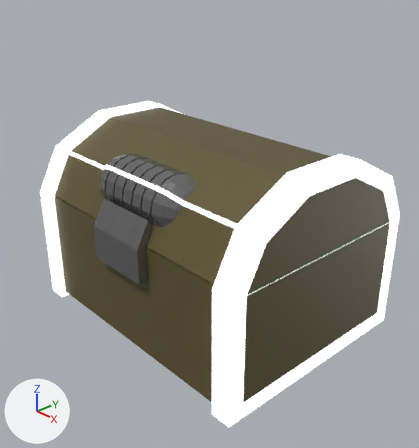
A saved change to the Blender file art/chest.blend.
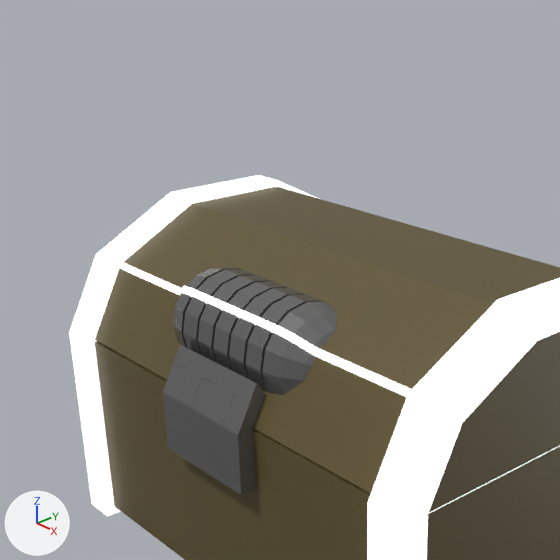
Each version appears first whole from a 50 mm lens placed at (0.553, -0.51, 0.484), pointed at (0.039, -0.04, 0.161), and next in a close-up on the part from 0% to 77% of the width and 0% to 72% of the height. Arrows for +X, +Y and +Z are at lower left; the lights stay in place.

The first close-up shows 'chest', 'glow', 'lid', 'lid-glow', 'lock-bottom', 'lock-top', 'roller-edge-right', 'roller-glow1', 'roller-glow2', 'roller-glow3', 'roller-glow4', 'roller-glow5', 'roller1', 'roller2', 'roller3', 'roller4', 'roller5'.
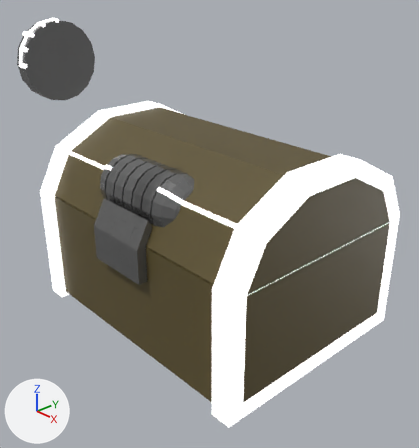
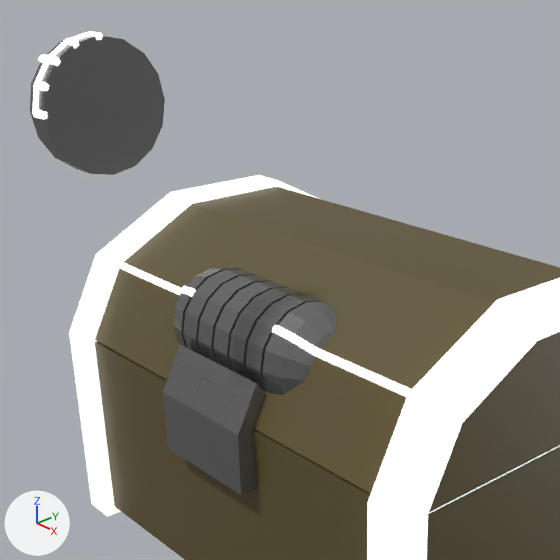
What differs and where, as boxes (x1, y1, x2, y2) in the close-ups (560 x 560 px):
'roller-prototype', added: after (30, 36, 165, 175)
'roller-glow-d2', added: after (32, 57, 49, 120)
'roller-glow-u2', added: after (40, 31, 103, 58)
'roller-glow5', deleted: before (254, 317, 276, 333)
'roller-glow-d1', added: after (33, 58, 49, 91)
'roller-glow4', deleted: before (237, 309, 258, 325)
'roller-glow3', deleted: before (221, 302, 241, 318)
'roller-glow2', deleted: before (206, 296, 225, 310)
'roller-glow1', deleted: before (191, 289, 209, 304)
'roller-glow-u1', added: after (49, 38, 79, 56)
'roller-glow-0', added: after (41, 54, 61, 66)

The change, as a list of edits to the scene's bpy script:
```text
Add me_sphere_027:
    me_sphere_027.from_pydata([(0.0097, -0.0296, 0.0295), (0.0097, -0.031, 0.0269), (0.0097, -0.027, 0.0308), (-0.0092, -0.0296, 0.0295), (-0.0092, -0.031, 0.0269), (-0.0092, -0.027, 0.0308)], [], [(0, 2, 5, 3), (1, 0, 3, 4)])
    me_sphere_027.materials.append(mat_glow)  # white #e7e7e7
Remove ob_roller_glow1:
    ob_roller_glow1 = bpy.data.objects.new('roller-glow1', me_sphere_003)
Remove ob_roller_glow2:
    ob_roller_glow2 = bpy.data.objects.new('roller-glow2', me_sphere_003)
Remove ob_roller_glow3:
    ob_roller_glow3 = bpy.data.objects.new('roller-glow3', me_sphere_003)
Remove ob_roller_glow4:
    ob_roller_glow4 = bpy.data.objects.new('roller-glow4', me_sphere_003)
Remove ob_roller_glow5:
    ob_roller_glow5 = bpy.data.objects.new('roller-glow5', me_sphere_003)
Add ob_roller_glow_u2:
    ob_roller_glow_u2 = bpy.data.objects.new('roller-glow-u2', me_sphere_030)  # 14 vertices, 6 faces; spans x -0.0095..0.0093, y -0.031..0.0027, z 0.0269..0.0418; in mat_glow (white #e7e7e7); modifiers SOLIDIFY, BEVEL, WEIGHTED_NORMAL
    ob_roller_glow_u2.parent = ob_roller_prototype
    ob_roller_glow_u2.location = (-0.0386, -0.101, 0.209)
Add ob_roller_prototype:
    ob_roller_prototype = bpy.data.objects.new('roller-prototype', me_sphere_001)  # modifiers WEIGHTED_NORMAL
    ob_roller_prototype.location = (-0.0066, -0.2108, 0.3849)
Add ob_roller_glow_u1:
    ob_roller_glow_u1 = bpy.data.objects.new('roller-glow-u1', me_sphere_029)  # 12 vertices, 5 faces; spans x -0.0095..0.0093, y -0.031..-0.0132, z 0.0269..0.0388; in mat_glow (white #e7e7e7); modifiers SOLIDIFY, BEVEL, WEIGHTED_NORMAL
    ob_roller_glow_u1.parent = ob_roller_prototype
    ob_roller_glow_u1.location = (-0.0386, -0.101, 0.209)
Add ob_roller_glow_d2:
    ob_roller_glow_d2 = bpy.data.objects.new('roller-glow-d2', me_sphere_028)  # 14 vertices, 6 faces; spans x -0.0094..0.0095, y -0.0418..-0.027, z -0.0029..0.0308; in mat_glow (white #e7e7e7); modifiers SOLIDIFY, BEVEL, WEIGHTED_NORMAL
    ob_roller_glow_d2.parent = ob_roller_prototype
    ob_roller_glow_d2.location = (-0.0386, -0.101, 0.209)
Add ob_roller_glow_0:
    ob_roller_glow_0 = bpy.data.objects.new('roller-glow-0', me_sphere_027)  # modifiers SOLIDIFY, BEVEL, WEIGHTED_NORMAL
    ob_roller_glow_0.parent = ob_roller_prototype
    ob_roller_glow_0.location = (-0.0388, -0.101, 0.209)
Add ob_roller_glow_d1:
    ob_roller_glow_d1 = bpy.data.objects.new('roller-glow-d1', me_sphere_026)  # 12 vertices, 5 faces; spans x -0.0094..0.0095, y -0.0389..-0.027, z 0.013..0.0308; in mat_glow (white #e7e7e7); modifiers SOLIDIFY, BEVEL, WEIGHTED_NORMAL
    ob_roller_glow_d1.parent = ob_roller_prototype
    ob_roller_glow_d1.location = (-0.0386, -0.101, 0.209)
```
